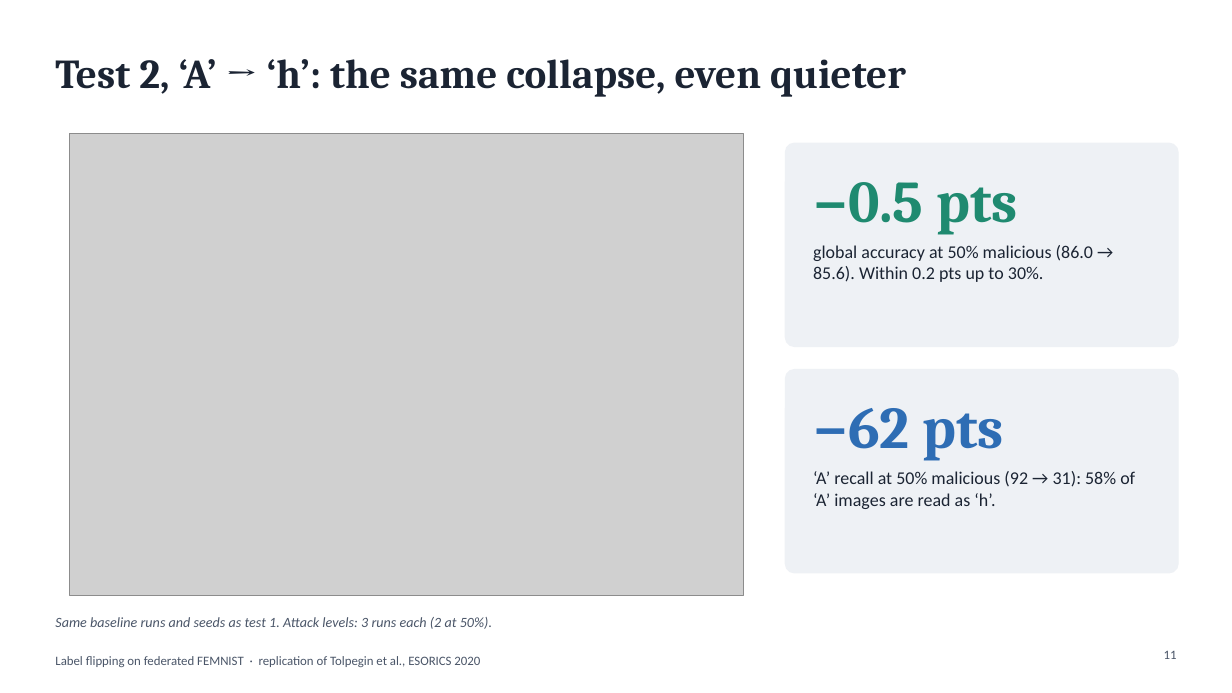
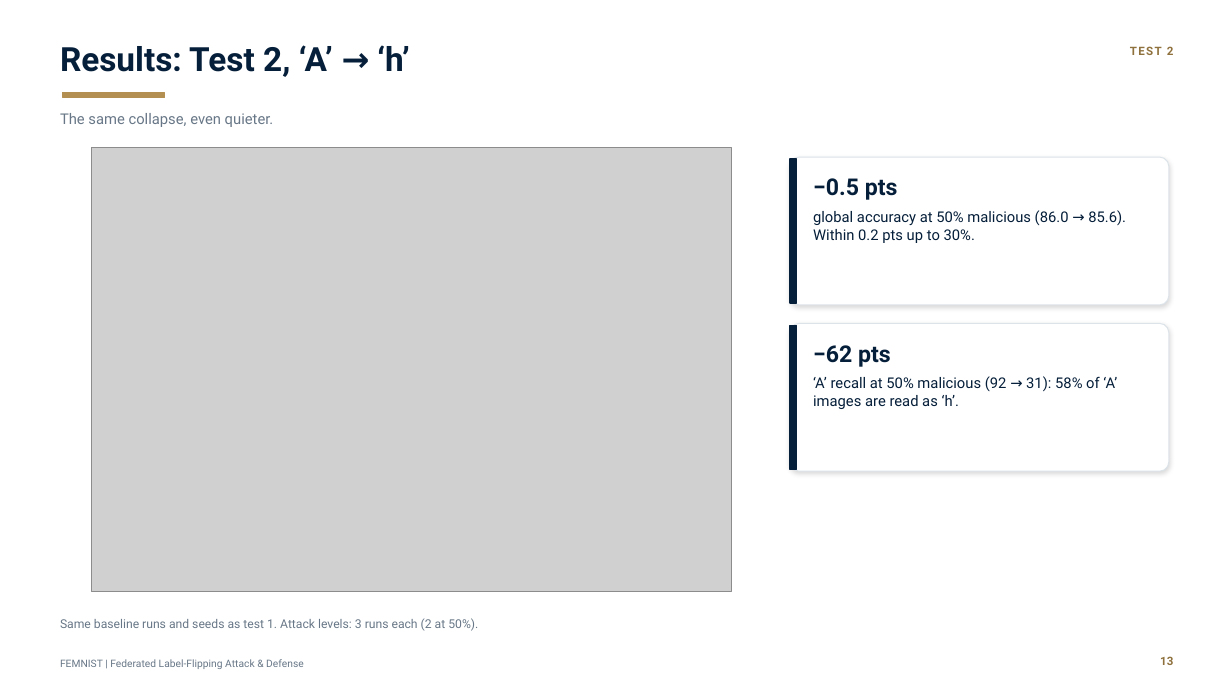
Before and after one commit to wetthamm/FederatedLearning, a slide deck: slide 13 of writeup/FEMNIST_label_flipping.pptx (slide 11 before the commit). Drawn at 1232x693 pixels with LibreOffice and Linux fonts; fonts in the diff are those of the drawing; grey boxes stand for pictures. Boxes give left, top, right and bottom in pixels: in the first picture for what was removed or moved away, otherwise in the second. Text is boxed around its words. In the diff, an @@ line names an element or a change of style, - is before the commit and + after.

```diff
--- a/writeup/FEMNIST_label_flipping.pptx
+++ b/writeup/FEMNIST_label_flipping.pptx
@@ text added at (x1=60, y1=45, x2=409, y2=77), 26 pt, text #051E39, bold @@
+Results: Test 2, ‘A’ → ‘h’
@@ text added at (x1=1130, y1=46, x2=1174, y2=55), 9 pt, text #8F713D, bold @@
+TEST 2
@@ text at (x1=60, y1=113, x2=274, y2=127): text changed; size 32 to 11.5 pt; font Cambria to Roboto; text colour #1B2433 to #687787; bold off @@
-Test 2, ‘A’ → ‘h’: the same collapse, even quieter
+The same collapse, even quieter.
@@ rectangle added at (x1=63, y1=92, x2=165, y2=98), fill #B39051, outline #B39051 1 pt @@
@@ picture resized from (x1=70, y1=134, x2=744, y2=596) to (x1=91, y1=148, x2=731, y2=592) @@
@@ rounded rectangle resized from (x1=786, y1=143, x2=1178, y2=347) to (x1=790, y1=157, x2=1169, y2=305) @@
@@ rounded rectangle at (x1=790, y1=157, x2=1169, y2=305): fill #EEF1F5 to #FFFFFF; outline #EEF1F5 1 pt to #DCE3E9 0.75 pt; shadow on; proportions changed @@
@@ rectangle added at (x1=790, y1=159, x2=797, y2=303), fill #051E39, outline #051E39 1 pt @@
@@ text "−0.5 pts" at (x1=813, y1=178, x2=898, y2=200): size 46 to 18 pt, font Cambria to Roboto, text colour #1F8A70 to #051E39 @@
@@ text "global accuracy at 50% malicious ..." moved from (x1=813, y1=245, x2=1093, y2=282) to (x1=813, y1=210, x2=1126, y2=243) @@
@@ text "global accuracy at 50% malicious ..." at (x1=813, y1=210, x2=1126, y2=243): size 14 to 11.5 pt, font Calibri to Roboto, text colour #1B2433 to #051E39; more space between paragraphs @@
@@ rounded rectangle at (x1=790, y1=323, x2=1169, y2=471): fill #EEF1F5 to #FFFFFF; outline #EEF1F5 1 pt to #DCE3E9 0.75 pt; shadow on; proportions changed @@
@@ rounded rectangle resized from (x1=786, y1=370, x2=1178, y2=573) to (x1=790, y1=323, x2=1169, y2=471) @@
@@ rectangle added at (x1=790, y1=325, x2=797, y2=470), fill #051E39, outline #051E39 1 pt @@
@@ text "−62 pts" moved from (x1=813, y1=408, x2=1005, y2=461) to (x1=813, y1=345, x2=891, y2=367) @@
@@ text "−62 pts" at (x1=813, y1=345, x2=891, y2=367): size 46 to 18 pt, font Cambria to Roboto, text colour #2E6DB4 to #051E39 @@
@@ text "‘A’ recall at 50% malicious ..." at (x1=813, y1=376, x2=1117, y2=409): size 14 to 11.5 pt, font Calibri to Roboto, text colour #1B2433 to #051E39; more space between paragraphs @@
@@ text "‘A’ recall at 50% malicious ..." moved from (x1=813, y1=471, x2=1135, y2=509) to (x1=813, y1=376, x2=1117, y2=409) @@
@@ text "Same baseline runs and seeds ..." at (x1=60, y1=618, x2=478, y2=631): size 11 to 9.5 pt, font Calibri to Roboto, text colour #4A5568 to #687787, italic off @@
@@ text removed at (x1=55, y1=656, x2=480, y2=667) @@
-Label flipping on federated FEMNIST · replication of Tolpegin et al., ESORICS 2020
@@ text added at (x1=60, y1=659, x2=304, y2=669), 8 pt, text #687787 @@
+FEMNIST | Federated Label-Flipping Attack & Defense
@@ text added at (x1=1160, y1=656, x2=1173, y2=665), 9 pt, text #8F713D, bold @@
+13
@@ page number removed at (x1=1164, y1=651, x2=1177, y2=659) @@
-11
```
Also in this commit, not shown: 7 other slides changed, 13 slides added, 23 slides removed, 27 other files.
